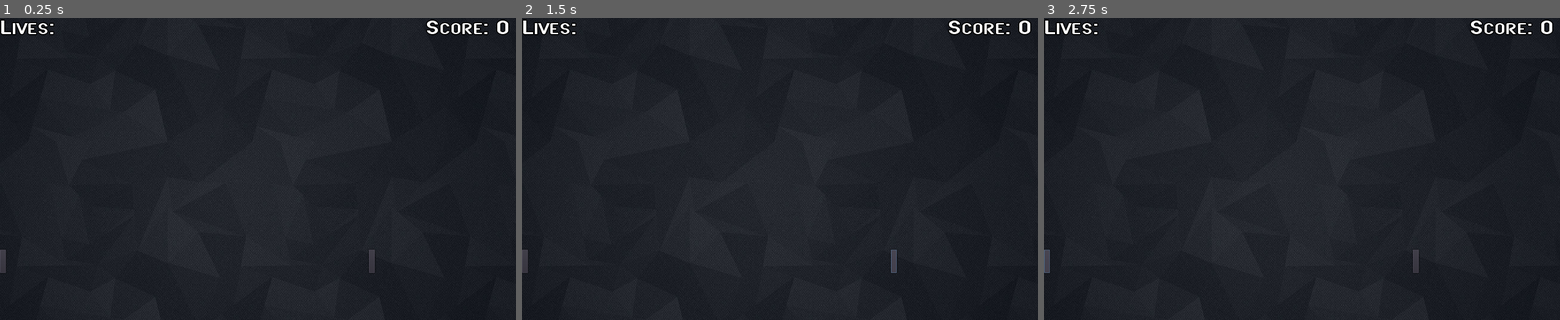
Above: before the commit, frames 1-3 (left to right).
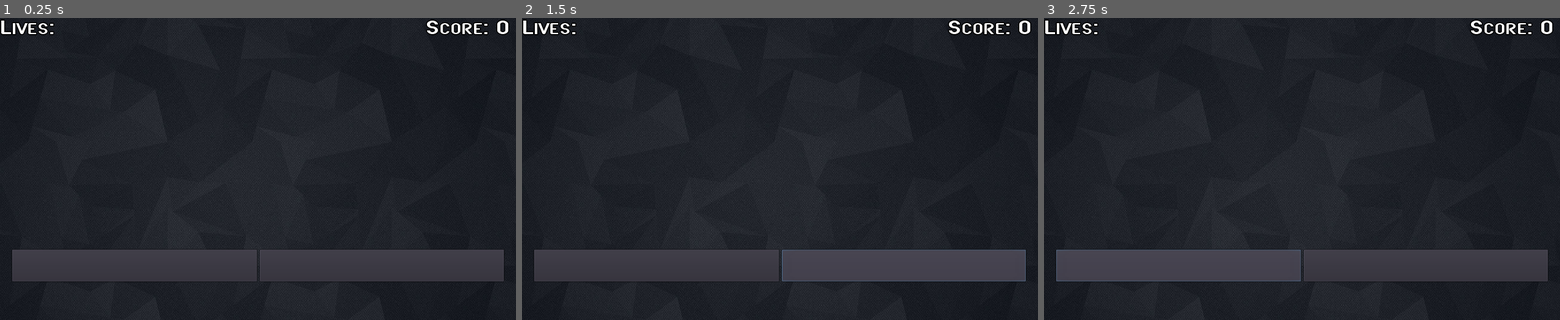
Above: after the commit, the same moments.

Repository: heavy-assault-kittens/fiesta
Game: Godot game, scene res://Main_Menu.tscn
Two runs of this game, one before a commit and one after it. Both use one fixed random seed, a clock stepped at 60 frames per second and the inputs below. This scene is started directly instead of the project's main scene.
Inputs (mouse positions are in pixels of both pictures, inside the frame that each line leads up to; where the layout moved, square brackets give the same spot in the first picture):
- Up to frame 1 (0.25 s): no input
- Up to frame 2 (1.5 s): click (656, 265) [527, 262] at 0.5 s; click (903, 265) [893, 262] at 1.25 s
- Up to frame 3 (2.75 s): click (1178, 265) [1049, 262] at 2 s

The runs differ from the first frame. In frame 1, 8.0% of the frame differs, in the area x 0-98%, y 76-88%; in frame 2, 8.7%; in frame 3, 9.0%.

Commit message:
Laid down the frame work for the main menu

Diff:
--- /dev/null
+++ b/godot/Button.gd
@@ -0,0 +1,23 @@
+extends Button
+
+var a = 0
+var easy = 1
+var cruel = 2
+var multiple = 3
+var audio = 4
+var picture = 5
+var mii = 6
+onready var first_button = get_node("Button")
+
+func _randomize_my_variable():
+	a = randi()%7 + 1
+	if a == easy:
+		print ("Easy Question")
+	elif a == multiple:
+		print ("Multiple Choice")
+	elif a == audio:
+		print ("Rythem Hero")
+	elif a == picture:
+		print ("Fatal Frame")
+	elif a == mii:
+		print ("Find Mii")
--- /dev/null
+++ b/godot/Main_Menu.gd
@@ -0,0 +1,26 @@
+extends Node
+
+var a = 0
+var easy = 1
+var cruel = 2
+var multiple = 3
+var audio = 4
+var picture = 5
+var mii = 6
+onready var first_button = get_node("Button")
+
+
+func _on_Node_ready():
+	a = randi()%7 + 1
+	if a == easy:
+		print ("Easy Question")
+	elif a == cruel:
+		print ("Cruel Question")
+	elif a == multiple:
+		print ("Multiple Choice")
+	elif a == audio:
+		print ("Rythem Hero")
+	elif a == picture:
+		print ("Fatal Frame")
+	elif a == mii:
+		print ("Find Mii")
--- a/godot/Main_Menu.tscn
+++ b/godot/Main_Menu.tscn
@@ -1,21 +1,25 @@
-[gd_scene load_steps=4 format=2]
+[gd_scene load_steps=7 format=2]
 
-[ext_resource path="res://Images/Backdrop.jpg" type="Texture" id=1]
-[ext_resource path="res://HeaderTheme.tres" type="Theme" id=2]
-[ext_resource path="res://Label.gd" type="Script" id=3]
+[ext_resource path="res://Main_Menu.gd" type="Script" id=1]
+[ext_resource path="res://Images/Backdrop.jpg" type="Texture" id=2]
+[ext_resource path="res://HeaderTheme.tres" type="Theme" id=3]
+[ext_resource path="res://Label.gd" type="Script" id=4]
+[ext_resource path="res://DefaultTheme.tres" type="Theme" id=5]
+[ext_resource path="res://Button.gd" type="Script" id=6]
 
 [node name="Node" type="Node"]
+script = ExtResource( 1 )
 
 [node name="Backdrop" type="Sprite" parent="."]
 position = Vector2( 512.94, 300.95 )
 scale = Vector2( 0.535, 0.56 )
-texture = ExtResource( 1 )
+texture = ExtResource( 2 )
 
 [node name="GridContainer" type="GridContainer" parent="."]
 margin_right = 1024.0
 margin_bottom = 70.0
 rect_min_size = Vector2( 1024, 70 )
-theme = ExtResource( 2 )
+theme = ExtResource( 3 )
 custom_constants/hseparation = 720
 columns = 2
 
@@ -31,20 +35,24 @@
 margin_bottom = 41.0
 text = "Score: 0"
 
-[node name="GridContainer2" type="GridContainer" parent="."]
+[node name="Button" type="Button" parent="."]
+margin_left = 24.0
 margin_top = 460.0
-margin_right = 1024.0
-margin_bottom = 600.0
-rect_min_size = Vector2( 1024, 140 )
-theme = ExtResource( 2 )
-custom_constants/hseparation = 720
-columns = 2
+margin_right = 510.0
+margin_bottom = 507.0
+theme = ExtResource( 5 )
+script = ExtResource( 6 )
+__meta__ = {
+"_edit_lock_": true
+}
 
-[node name="Button" type="Button" parent="GridContainer2"]
-margin_right = 12.0
-margin_bottom = 47.0
-
-[node name="Button2" type="Button" parent="GridContainer2"]
-margin_left = 732.0
-margin_right = 744.0
-margin_bottom = 47.0
+[node name="Button2" type="Button" parent="."]
+margin_left = 516.0
+margin_top = 460.0
+margin_right = 1000.0
+margin_bottom = 507.0
+theme = ExtResource( 5 )
+__meta__ = {
+"_edit_lock_": true
+}
+[connection signal="ready" from="." to="." method="_on_Node_ready"]
Not shown: 1 places in godot/Main_Menu.tscn that only renumber resources
